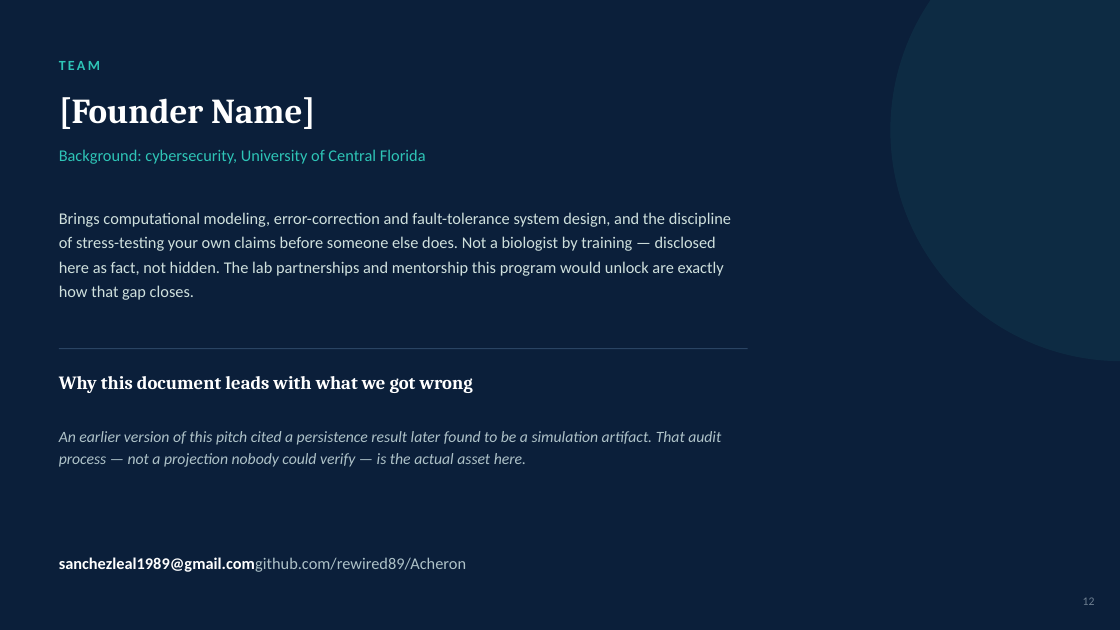
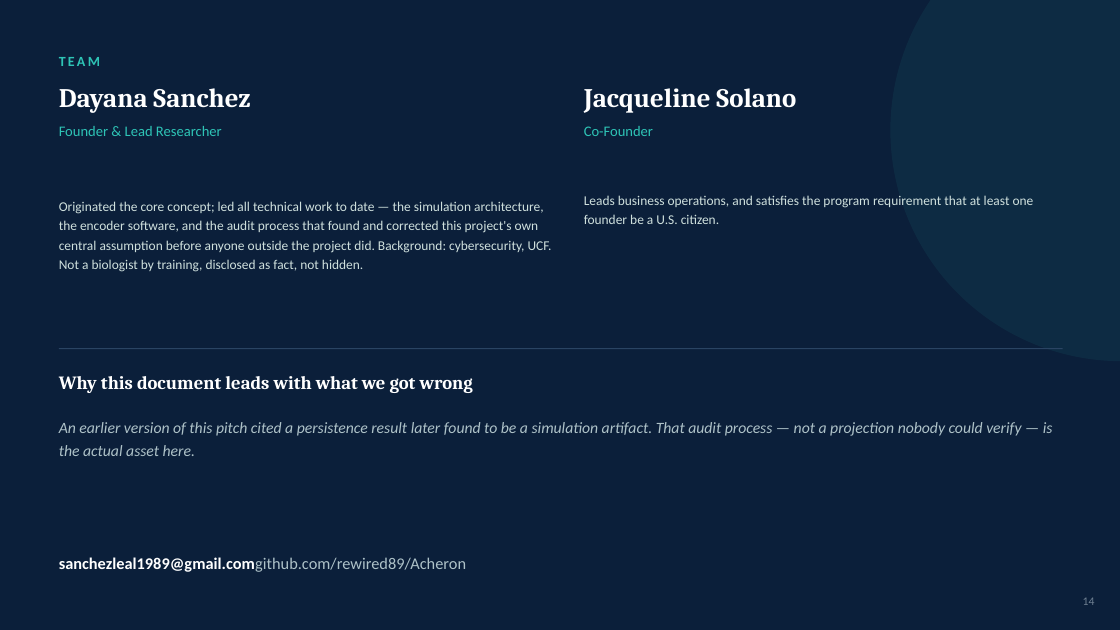
Before and after one commit to rewired89/Acheron, a slide deck: slide 14 of docs/pitch/Acheron_Pitch_Deck.pptx (slide 12 before the commit). Drawn at 1120x630 pixels with LibreOffice and Linux fonts; fonts in the diff are those of the drawing. Boxes give left, top, right and bottom in pixels: in the first picture for what was removed or moved away, otherwise in the second. Text is boxed around its words. In the diff, an @@ line names an element or a change of style, - is before the commit and + after.

```diff
--- a/docs/pitch/Acheron_Pitch_Deck.pptx
+++ b/docs/pitch/Acheron_Pitch_Deck.pptx
@@ text "TEAM": place and size @@
-text "TEAM" at box(59, 61, 100, 70)
+text "TEAM" at box(59, 57, 100, 66)
@@ text added at box(59, 88, 250, 113), 23 pt, text #FFFFFF, bold @@
+Dayana Sanchez
@@ text added at box(584, 88, 796, 113), 23 pt, text #FFFFFF, bold @@
+Jacqueline Solano
@@ text removed at box(59, 97, 315, 129) @@
-[Founder Name]
@@ text removed at box(59, 149, 426, 164) @@
-Background: cybersecurity, University of Central Florida
@@ text added at box(59, 126, 222, 136), 12.5 pt, text #2EC4B6 @@
+Founder & Lead Researcher
@@ text added at box(584, 126, 653, 136), 12.5 pt, text #2EC4B6 @@
+Co-Founder
@@ text added at box(59, 201, 552, 272), 11.5 pt, text #CFE0DD @@
+Originated the core concept; led all technical work to date — the simulation architecture, the encoder software, and the audit process that found and corrected this project's own central assumption before anyone outside the project did. Background: cybersecurity, UCF. Not a biologist by training, disclosed as fact, not hidden.
@@ text added at box(584, 195, 1034, 224), 11.5 pt, text #CFE0DD @@
+Leads business operations, and satisfies the program requirement that at least one founder be a U.S. citizen.
@@ text removed at box(59, 212, 731, 300) @@
-Brings computational modeling, error-correction and fault-tolerance system design, and the discipline of stress-testing your own claims before someone else does. Not a biologist by training — disclosed here as fact, not hidden. The lab partnerships and mentorship this program would unlock are exactly how that gap closes.
@@ line moved from (59, 349) - (748, 349) to (59, 349) - (1063, 349) @@
@@ text "An earlier version of this ..." rewrapped from box(59, 431, 721, 467) to box(59, 422, 1053, 456) @@
@@ text at box(1083, 597, 1095, 605): text changed @@
-12
+14
```
Also in this commit, not shown: 2 other slides changed, 3 slides added, 1 slide removed, 1 other file.
